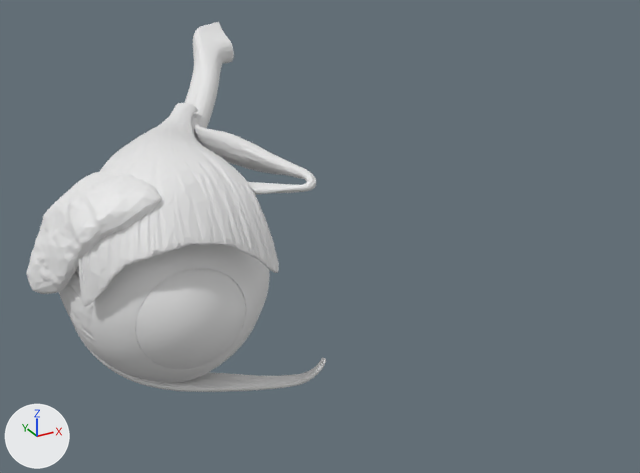
Before and after pictures for a commit that changed the glTF model public/anatomia/ojo.glb.
Camera for both pictures: a 50 mm camera at (-1.4, -3.05, 1.22) aimed at (0.23, -0.09, -0.26). Lighting does not change. The marker at lower left points along +X, +Y and +Z. The picture after the commit comes second.

Names of what the first picture shows: 'cornea', 'elevador_parpado', 'esclera', 'glandula_lagrimal', 'nervio_optico', 'oblicuo_inferior', 'oblicuo_superior', 'recto_lateral' and 3 more.
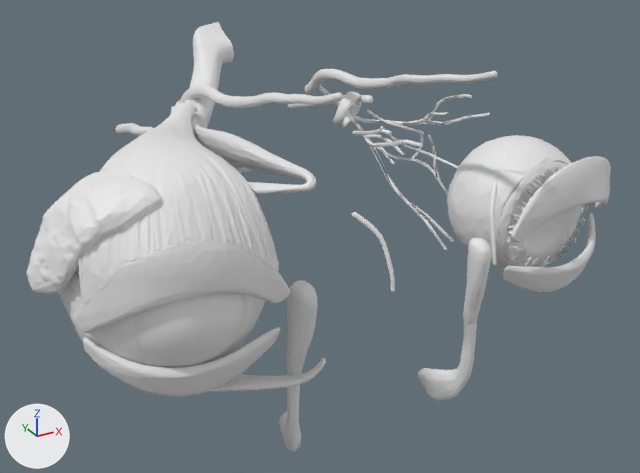
Boxes (x1, y1, x2, y2) around the edits, measured in the pictures (640 x 473 px):
'tarso', added
    after: (73, 156, 611, 397)
'retina', added
    after: (447, 135, 572, 269)
'saco_lagrimal', added
    after: (286, 238, 492, 375)
'arteria_oftalmica', added
    after: (175, 69, 498, 108)
'vitreo', added
    after: (499, 161, 583, 266)
'conducto_nasolagrimal', added
    after: (279, 321, 477, 452)
'oculomotor', added
    after: (171, 86, 490, 251)
'nasociliar', added
    after: (236, 109, 498, 292)
'cuerpo_ciliar', added (mostly hidden)
    after: (507, 166, 589, 267)
'anillo_tendinoso', added
    after: (196, 92, 362, 128)
'nervio_oftalmico', added
    after: (116, 95, 373, 136)
'esclera', unchanged, covered by the edit
    before: (71, 244, 262, 381)
    after: (71, 267, 261, 367)

The edits, one by one:
Mesh me_conducto_nasolagrimal is new.
It has 448 vertices, 888 faces and spans x -0.223..0.605, y -0.69..-0.449, z -0.884..-0.456.
Mesh me_saco_lagrimal is new.
It has 387 vertices, 766 faces and spans x -0.223..0.606, y -0.763..-0.636, z -0.486..-0.103.
Mesh me_arteria_oftalmica is new.
It has 1504 vertices, 3000 faces and spans x -0.138..0.553, y -0.788..0.586, z 0.155..0.546.
Mesh me_nasociliar is new.
It has 1292 vertices, 2544 faces and spans x -0.521..0.903, y -0.994..0.209, z -0.051..0.192.
Mesh me_vitreo is new.
It has 1523 vertices, 2996 faces and spans x -0.82..1.2, y -0.64..-0.19, z -0.37..0.14.
Mesh me_retina is new.
It has 1503 vertices, 2996 faces and spans x -0.84..1.22, y -0.62..-0.17, z -0.39..0.16.
Mesh me_cuerpo_ciliar is new.
It has 3920 vertices, 2894 faces and spans x -0.79..1.17, y -0.68..-0.61, z -0.34..0.09.
Mesh me_anillo_tendinoso is new.
It has 739 vertices, 1478 faces and spans x -0.282..0.664, y 0.23..0.379, z 0.054..0.223.
Mesh me_tarso is new.
It has 1513 vertices, 2997 faces and spans x -0.91..1.29, y -0.81..-0.55, z -0.4..0.16.
Mesh me_nervio_oftalmico is new.
It has 1504 vertices, 3000 faces and spans x -0.357..0.739, y 0.312..1.002, z -0.033..0.183.
Mesh me_oculomotor is new.
It has 1963 vertices, 2985 faces and spans x -0.78..1.16, y -0.4..0.5, z -0.43..0.32.
Object 'conducto_nasolagrimal' (ob_conducto_nasolagrimal) is new; it shows me_conducto_nasolagrimal.
Its location is (0.0, 0.0, 0.0).
Object 'saco_lagrimal' (ob_saco_lagrimal) is new; it shows me_saco_lagrimal.
Its location is (0.0, 0.0, 0.0).
Object 'arteria_oftalmica' (ob_arteria_oftalmica) is new; it shows me_arteria_oftalmica.
Its location is (0.0, 0.0, 0.0).
Object 'nasociliar' (ob_nasociliar) is new; it shows me_nasociliar.
Its location is (0.0, 0.0, 0.0).
Object 'vitreo' (ob_vitreo) is new; it shows me_vitreo.
Its location is (0.0, 0.0, 0.0).
Object 'retina' (ob_retina) is new; it shows me_retina.
Its location is (0.0, 0.0, 0.0).
Object 'cuerpo_ciliar' (ob_cuerpo_ciliar) is new; it shows me_cuerpo_ciliar.
Its location is (0.0, 0.0, 0.0).
Object 'anillo_tendinoso' (ob_anillo_tendinoso) is new; it shows me_anillo_tendinoso.
Its location is (0.0, 0.0, 0.0).
Object 'tarso' (ob_tarso) is new; it shows me_tarso.
Its location is (0.0, 0.0, 0.0).
Object 'nervio_oftalmico' (ob_nervio_oftalmico) is new; it shows me_nervio_oftalmico.
Its location is (0.0, 0.0, 0.0).
Object 'oculomotor' (ob_oculomotor) is new; it shows me_oculomotor.
Its location is (0.0, 0.0, 0.0).
